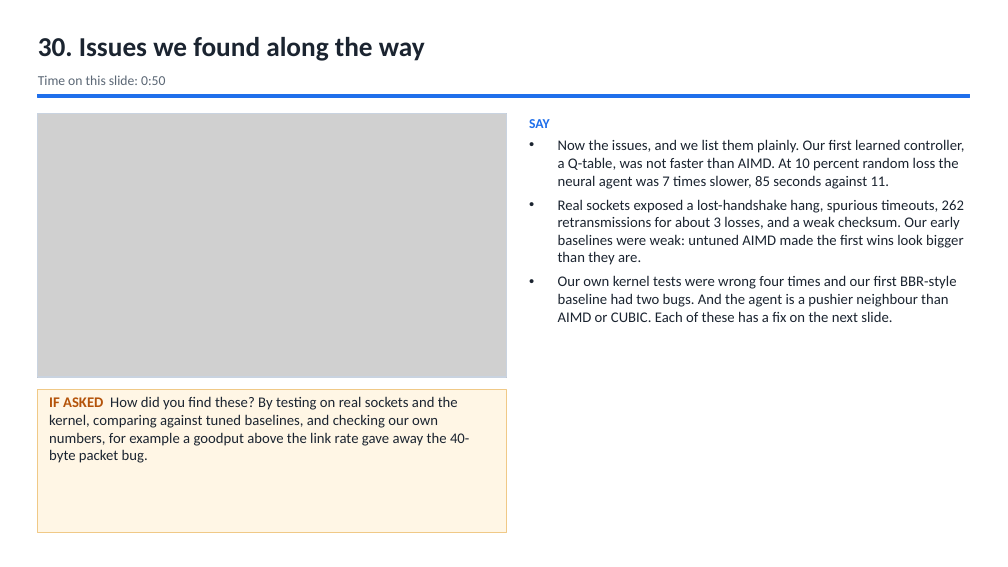
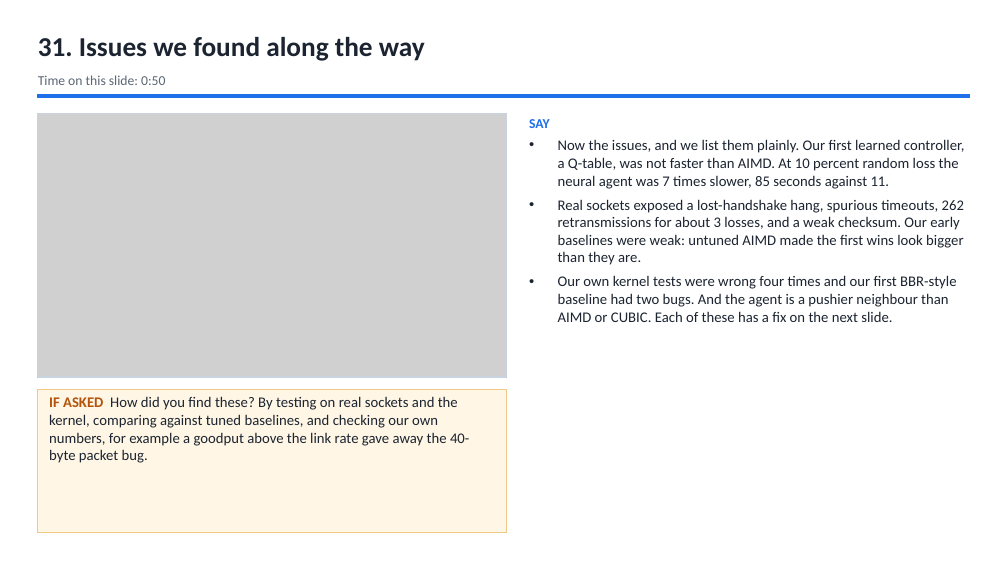
Before and after one commit to Capsturrrr/REPLIC, a slide deck: slide 33 of docs/final/RUDP_Host_Guide.pptx (slide 32 before the commit). Drawn at 1008x567 pixels with LibreOffice and Linux fonts; fonts in the diff are those of the drawing; grey boxes stand for pictures. Boxes give left, top, right and bottom in pixels: in the first picture for what was removed or moved away, otherwise in the second. Text is boxed around its words. In the diff, an @@ line names an element or a change of style, - is before the commit and + after.

```diff
--- a/docs/final/RUDP_Host_Guide.pptx
+++ b/docs/final/RUDP_Host_Guide.pptx
@@ text at [38, 37, 425, 61]: text changed @@
-30. Issues we found along the way
+31. Issues we found along the way
```
Also in this commit, not shown: 38 other slides changed, 1 slide added, 6 other files.
